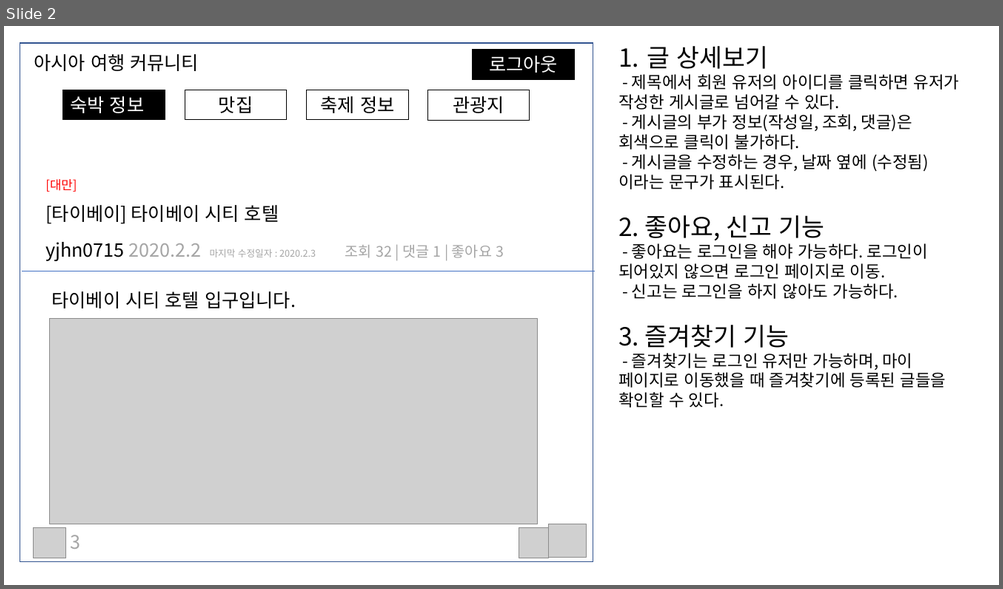
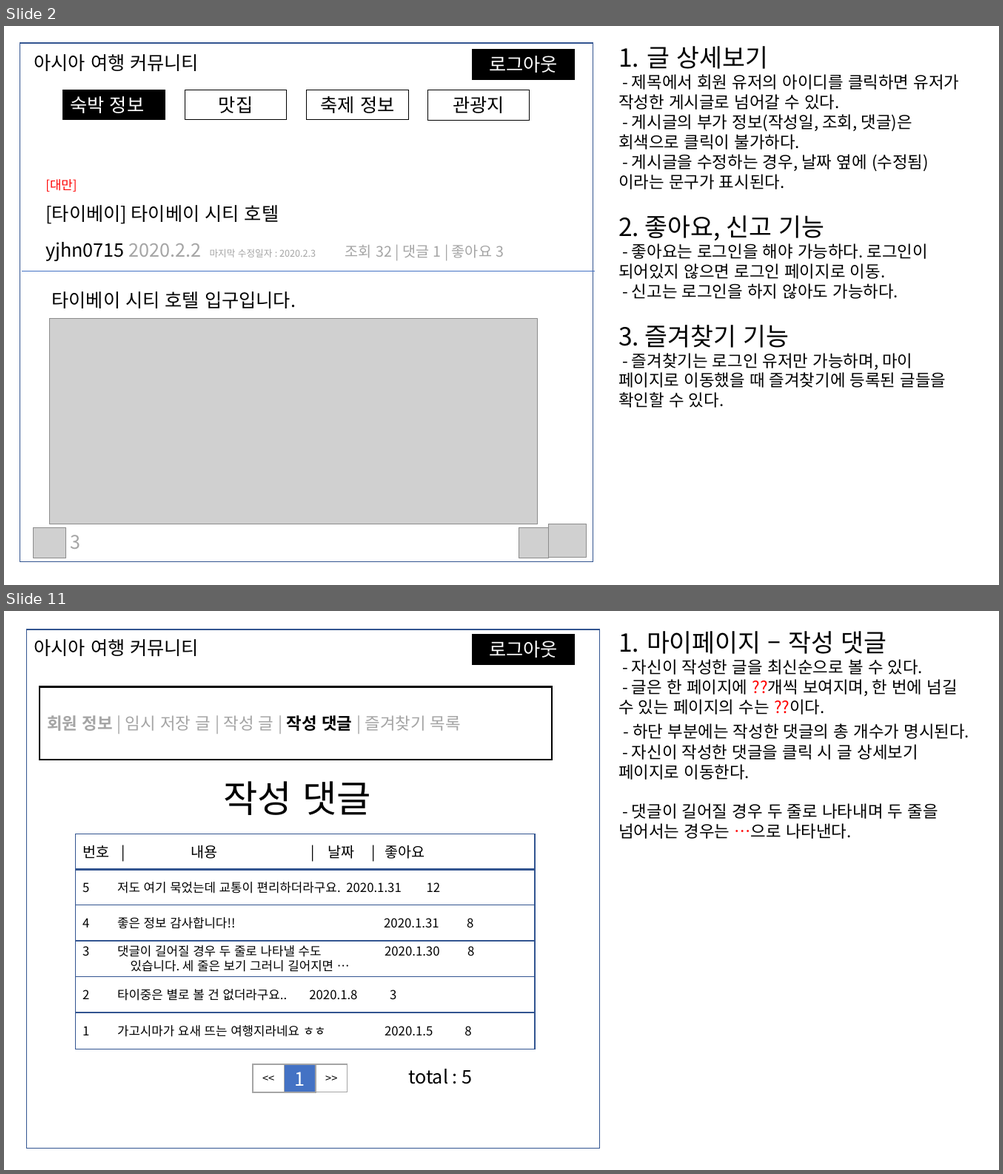
Before and after one commit to pjok1122/travel-community, a slide deck: 화면 기획서.pptx. Shown one above the other, each under a label of ours: slide 2 before the commit, slides 2 and 11 after it; the slides between them are not shown. The pictures are 1003x589 and 1003x1174 pixels, drawn with LibreOffice and Linux fonts; fonts in the diff are those of the drawing; grey boxes stand for pictures. Boxes give left, top, right and bottom in pixels: in the first picture for what was removed or moved away, otherwise in the second. Text is boxed around its words. In the diff, an @@ line names an element or a change of style, - is before the commit and + after.

```diff
--- a/화면 기획서.pptx
+++ b/화면 기획서.pptx
@@ slide 11 added at [4,611,999,1170], background #FFFFFF @@
@@ rectangle added at [26,629,600,1149], fill #FFFFFF, outline #325491 1 pt @@
@@ text added at [34,639,199,656], 18 pt, text #000000 @@
+아시아 여행 커뮤니티
@@ rectangle added at [472,634,575,664], fill #000000, outline #000000 0.75 pt, 18 pt, text #FFFFFF @@
+로그아웃
@@ text added at [618,659,969,839], 16 pt, text #000000 @@
+1. 마이페이지 – 작성 댓글
+- 자신이 작성한 글을 최신순으로 볼 수 있다.
+- 글은 한 페이지에 ??개씩 보여지며, 한 번에 넘길 수 있는 페이지의 수는 ??이다.
+- 하단 부분에는 작성한 댓글의 총 개수가 명시된다.
+- 자신이 작성한 댓글을 클릭 시 글 상세보기 페이지로 이동한다.
+- 댓글이 길어질 경우 두 줄로 나타내며 두 줄을 넘어서는 경우는 …으로 나타낸다.
@@ rectangle added at [40,687,552,760], outline #000000 1.5 pt, 16 pt, text #A5A5A5 @@
+회원 정보 | 임시 저장 글 | 작성 글 | 작성 댓글 | 즐겨찾기 목록
@@ text added at [223,781,371,815], 36 pt, text #000000 @@
+작성 댓글
@@ rectangle added at [76,834,535,870], outline #325491 1 pt, 14 pt, text #000000 @@
+번호 | 내용 | 날짜 | 좋아요
@@ rectangle added at [76,869,535,905], outline #325491 1 pt, 12 pt, text #000000 @@
+5 저도 여기 묵었는데 교통이 편리하더라구요. 2020.1.31 12
@@ rectangle added at [76,906,535,942], outline #325491 1 pt, 12 pt, text #000000 @@
+4 좋은 정보 감사합니다!! 2020.1.31 8
@@ rectangle added at [76,941,535,977], outline #325491 1 pt, 12 pt, text #000000 @@
+3 댓글이 길어질 경우 두 줄로 나타낼 수도 2020.1.30 8
+  있습니다. 세 줄은 보기 그러니 길어지면 …
@@ rectangle added at [76,977,535,1012], outline #325491 1 pt, 12 pt, text #000000 @@
+2 타이중은 별로 볼 건 없더라구요.. 2020.1.8 3
@@ rectangle added at [76,1013,535,1049], outline #325491 1 pt, 12 pt, text #000000 @@
+1 가고시마가 요새 뜨는 여행지라네요 ㅎㅎ 2020.1.5 8
@@ rectangle added at [253,1065,284,1093], outline #A5A5A5 1 pt, 10.5 pt, text #000000 @@
+<<
@@ rectangle added at [284,1065,316,1093], fill #4472C4, outline #A5A5A5 1 pt, 18 pt, text #FFFFFF @@
+1
@@ rectangle added at [316,1065,347,1092], outline #A5A5A5 1 pt, 10.5 pt, text #000000 @@
+>>
@@ text added at [408,1069,472,1085], 18 pt, text #000000 @@
+total : 5
```
Also in this commit, not shown: 4 slides changed, 6 other slides added.
